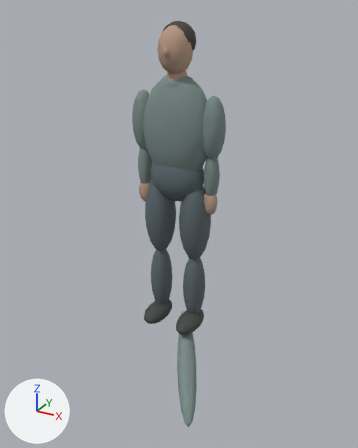
Two versions of the glTF model public/assets/people/resident.glb, one commit apart.
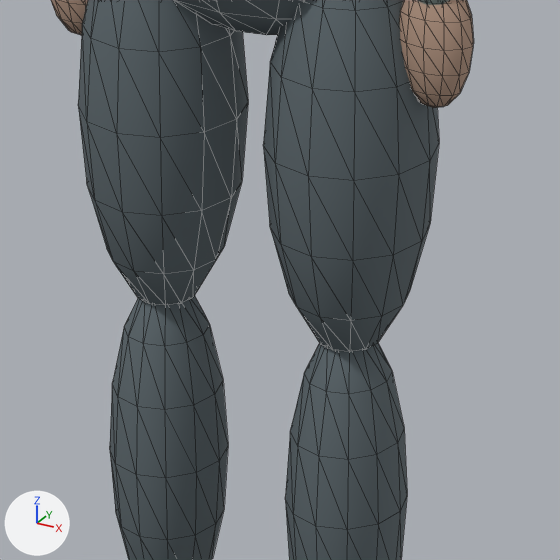
The first picture shows the older version from a camera (50 mm lens) standing at (1.26, -2.28, 1.81) and looking at (0.1, -0.17, 0.76). The close-ups show the older and then the newer version on the part from 36% to 65% of the width and 44% to 66% of the height of that picture. Only the edits that show in the close-ups are written down. Every picture has the same lights, and +X, +Y and +Z are marked at lower left. The close-ups show mesh edges as thin lines. Where no turn or scale is listed for an object, it has been applied to the vertices.

In view in the first close-up: 'hips', 'left_calf', 'left_hand', 'left_thigh', 'right_calf', 'right_hand', 'right_thigh' and 1 more.
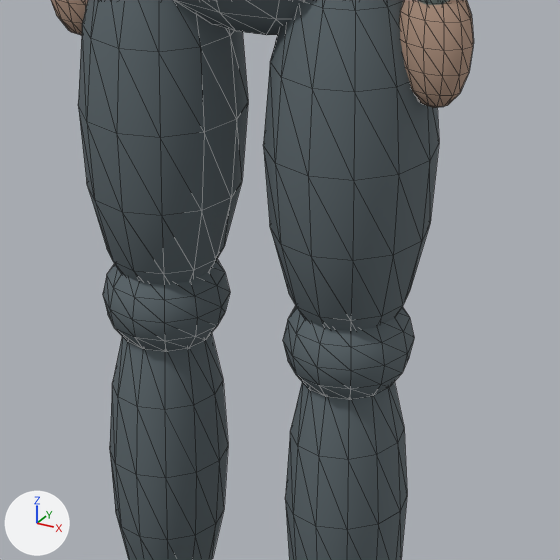
Changed parts and their boxes [x1, y1, x2, y2] in the close-ups (560 x 560 px):
'right_knee_cloth', added: after [283, 305, 414, 400]
'left_knee_cloth', added: after [103, 259, 230, 352]

The change in detail:
Mesh me_sphere_163 is new.
It is a UV sphere (12 segments, 8 rings, poles along z) spanning x -0.069..0.069, y -0.072..0.072, z -0.064..0.064.
It uses material mat_resident_trousers (dark grey #5b676c).
Object 'right_knee_cloth' (ob_right_knee_cloth) is new; it shows me_sphere_163.
Its location is (0.112, 0.0, 0.485).
Object 'left_knee_cloth' (ob_left_knee_cloth) is new; it shows a copy of me_sphere_163.
Its location is (-0.112, 0.0, 0.485).
